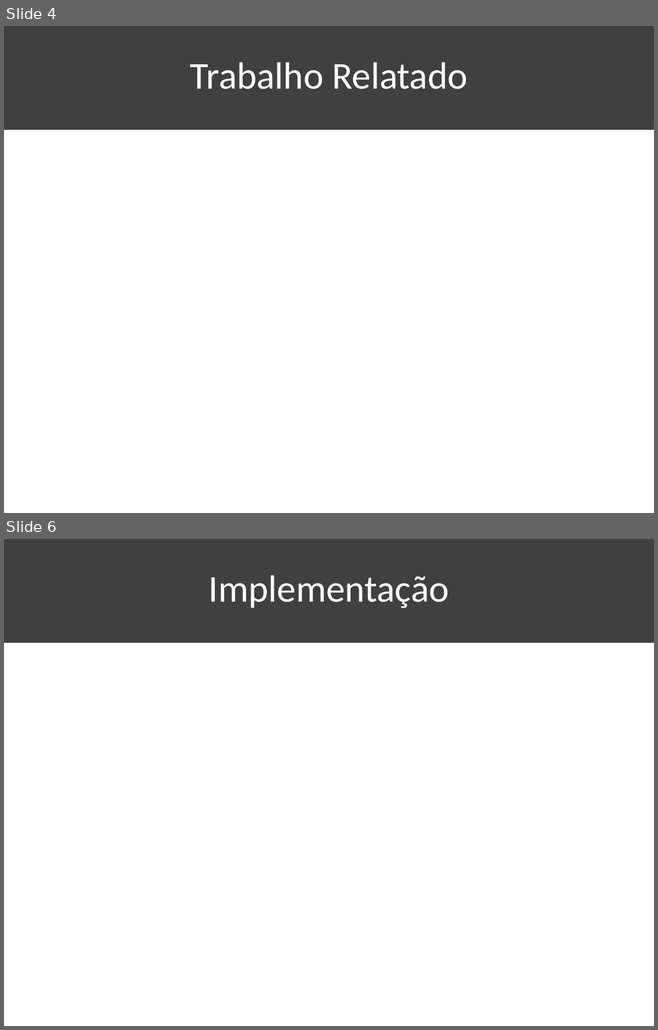
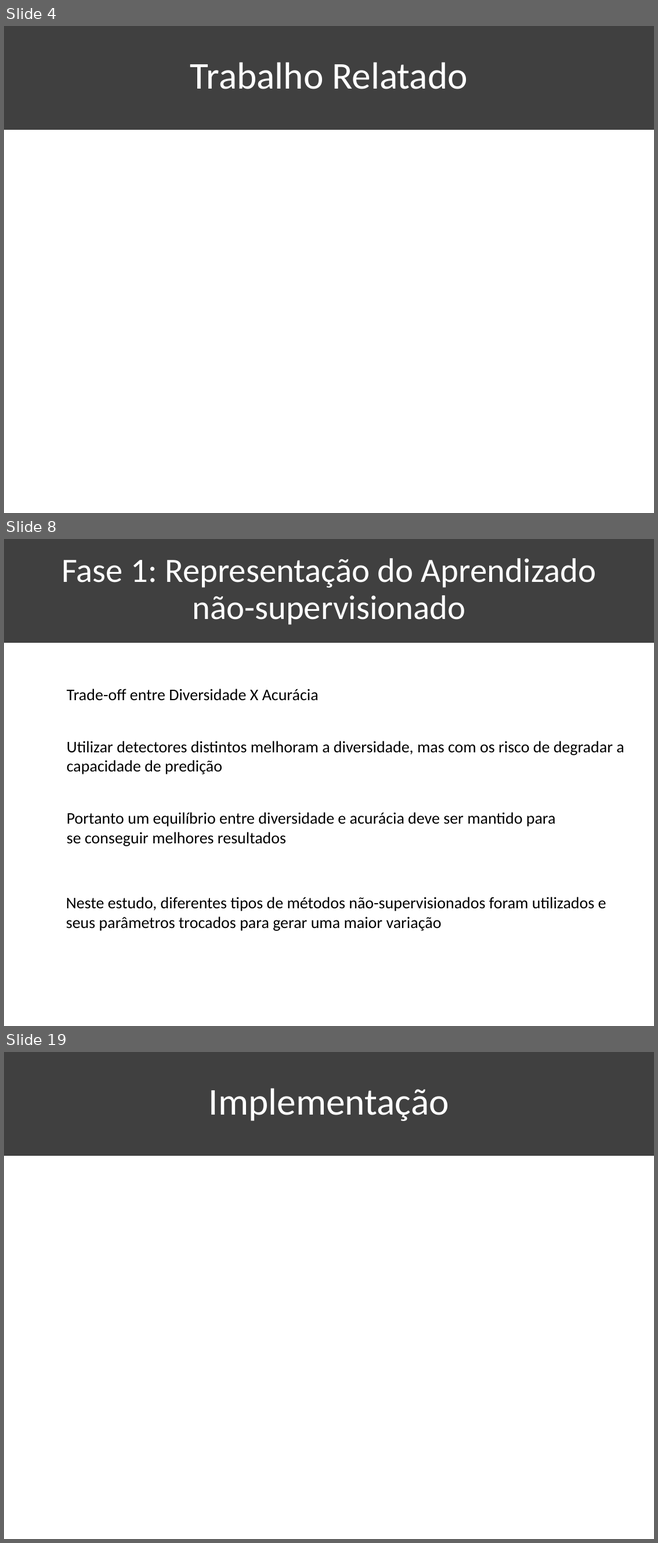
Before and after one commit to KaioAlex/DigitalSecurity, a slide deck: XGBOD-Seminar/XGBOD-Seminar.pptx. Shown one above the other, each under a label of ours: slides 4 and 6 before the commit, slides 4, 8 and 19 after it; the slides between them are not shown. The pictures are 658x1030 and 658x1543 pixels, drawn with LibreOffice and Linux fonts; fonts in the diff are those of the drawing. Boxes give left, top, right and bottom in pixels: in the first picture for what was removed or moved away, otherwise in the second. Text is boxed around its words. In the diff, an @@ line names an element or a change of style, - is before the commit and + after.

```diff
--- a/XGBOD-Seminar/XGBOD-Seminar.pptx
+++ b/XGBOD-Seminar/XGBOD-Seminar.pptx
@@ slide 8 added at (4, 539, 654, 1026), background #FFFFFF; not listed: 1 template element that a slide beside it also shows @@
@@ title added at (61, 558, 596, 625), 37.8 pt, text #FFFFFF @@
+Fase 1: Representação do Aprendizado não-supervisionado
@@ text added at (67, 689, 318, 701), 18 pt, text #000000 @@
+Trade-off entre Diversidade X Acurácia
@@ text added at (67, 741, 623, 774), 18 pt, text #000000 @@
+Utilizar detectores distintos melhoram a diversidade, mas com os risco de degradar a capacidade de predição
@@ text added at (67, 812, 556, 846), 18 pt, text #000000 @@
+Portanto um equilíbrio entre diversidade e acurácia deve ser mantido para se conseguir melhores resultados
@@ text added at (66, 897, 606, 931), 18 pt, text #000000 @@
+Neste estudo, diferentes tipos de métodos não-supervisionados foram utilizados e seus parâmetros trocados para gerar uma maior variação
@@ what was slide 6 is now slide 19 @@
```
Also in this commit, not shown: 2 slides changed, 13 other slides added, 1 slide removed, 20 other files.
